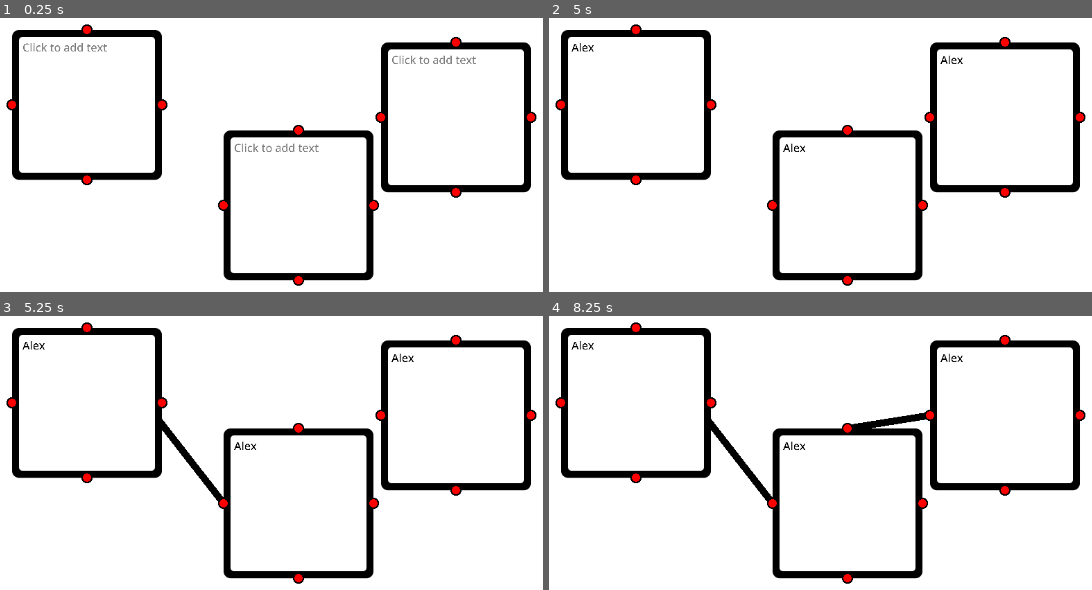
Above: before the commit, frames 1-4 (two rows, left to right).
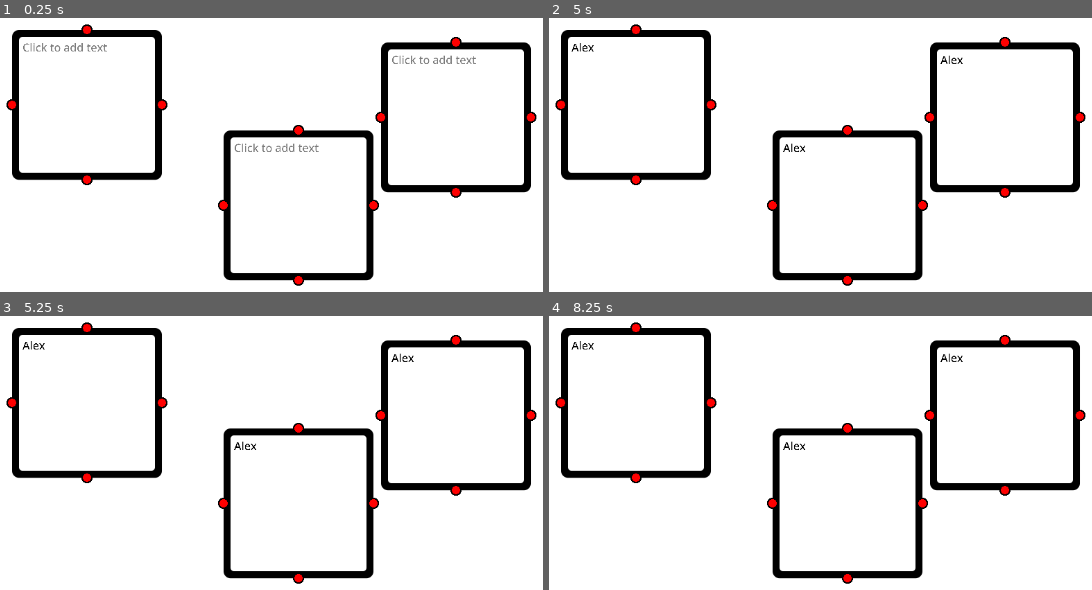
Above: after the commit, the same moments.

Repository: Shuflduf/Flow-Chart
Game: Godot game, scene res://scenes/main.tscn
Two runs of this game, one before a commit and one after it. Both use one fixed random seed, a clock stepped at 60 frames per second and the inputs below. The engine's default icon, where the game draws it, is replaced by a stand-in: a white triangle on a blue panel in a dark square.
Inputs (mouse positions are in pixels of both pictures, inside the frame that each line leads up to):
- Up to frame 1 (0.25 s): no input
- Up to frame 2 (5 s): click (635, 105) at 0.52 s; type "Alex" at 0.6 s; click (847, 204) at 0.75 s; type "Alex" at 0.83 s; click (1005, 116) at 0.98 s; type "Alex" at 1.07 s; move the mouse to (outside the picture) at 1.27 s; press the mouse at (outside the picture) at 1.28 s; tap Enter at 2, 3.5 s; move the mouse to (559, 105) at 2.02 s; release the mouse at (559, 105) at 2.03 s; click (559, 105) at 2.1 s; tap Space at 2.75, 4.25 s; move the mouse to (635, 179) at 2.77 s; press the mouse at (635, 179) at 2.78 s; move the mouse to (711, 105) at 3.52 s; release the mouse at (711, 105) at 3.53 s; click (711, 105) at 3.6 s; move the mouse to (635, 28) at 4.27 s; press the mouse at (635, 28) at 4.28 s
- Up to frame 3 (5.25 s): tap Enter at 5 s; move the mouse to (222, 502) at 5.02 s; release the mouse at (222, 502) at 5.03 s; click (222, 502) at 5.1 s
- Up to frame 4 (8.25 s): tap Space at 5.75 s; move the mouse to (847, 579) at 5.77 s; press the mouse at (847, 579) at 5.78 s; move the mouse to (923, 502) at 6.52 s; release the mouse at (923, 502) at 6.53 s; click (923, 502) at 6.6 s; move the mouse to (847, 428) at 7.27 s; press the mouse at (847, 428) at 7.28 s; move the mouse to (929, 414) at 8.02 s; release the mouse at (929, 414) at 8.03 s; click (929, 414) at 8.1 s

Frames 1-2 are identical in both runs. In frame 3, 0.5% of the frame differs, in the area x 29-42%, y 37-68%; in frame 4, 0.8%, in the area x 29-70%, y 35-68%.
Error before the commit: Invalid access to property or key 'start_pos' on a base object of type 'Nil'. (res://scripts/handle.gd:59)
Error after the commit: Invalid access to property or key 'start_pos' on a base object of type 'Nil'. (res://scripts/handle.gd:60)

Commit message:
starting major refactor

Diff:
--- a/scripts/handle.gd
+++ b/scripts/handle.gd
@@ -3,6 +3,7 @@
 
 var mouse_in_area := false
 var pointer_ends: Array[Pointer]
+var pointer_starts: Array[Pointer]
 
 func _on_gui_input(event: InputEventMouse) -> void:
 	if event.is_action_pressed("mouse_left"):
--- a/scripts/pointer.gd
+++ b/scripts/pointer.gd
@@ -3,12 +3,12 @@
 
 const CENTER = Vector2(8, 8)
 
-var start_pos: Handle:
-	set(value):
-		move_point_to_handle(value, true)
-var end_pos: Handle:
-	set(value):
-		move_point_to_handle(value)
+#var start_pos: Handle:
+	#set(value):
+		#move_point_to_handle(value, true)
+#var end_pos: Handle:
+	#set(value):
+		#move_point_to_handle(value)
 
 func create(one: Vector2, two: Vector2) -> PackedVector2Array:
 	return PackedVector2Array([one, two])
@@ -22,11 +22,11 @@
 	else:
 		move_point(1, handle.global_position - global_position + CENTER)
 
-func update_pos() -> void:
-	move_point_to_handle(end_pos)
-
-func _process(_delta: float) -> void:
-	print(start_pos)
-
-func set_start_pos(handle: Handle) -> void:
-	start_pos = handle
+#func update_pos() -> void:
+	#move_point_to_handle(end_pos)
+#
+#func _process(_delta: float) -> void:
+	#print(end_pos)
+#
+#func set_start_pos(handle: Handle) -> void:
+	#start_pos = handle
